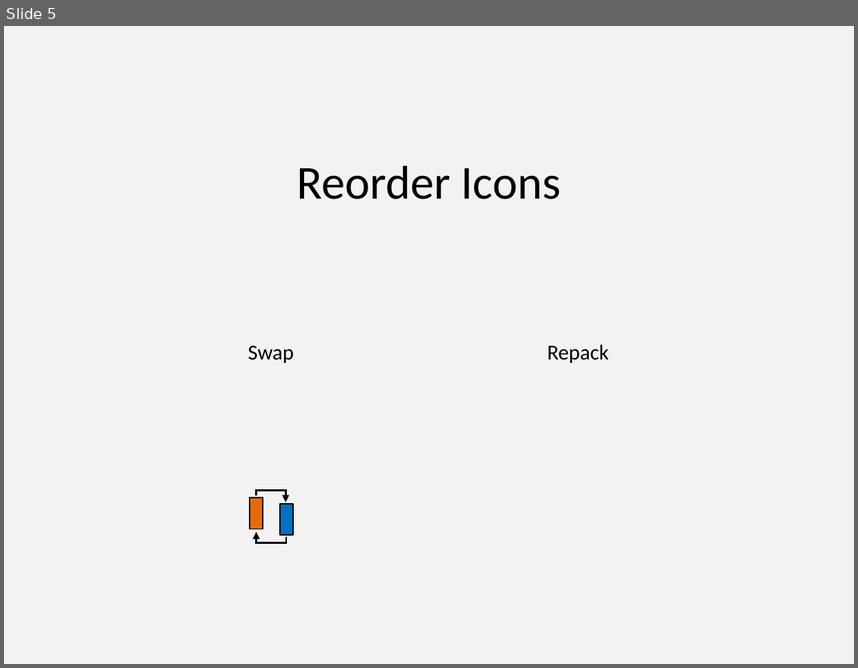
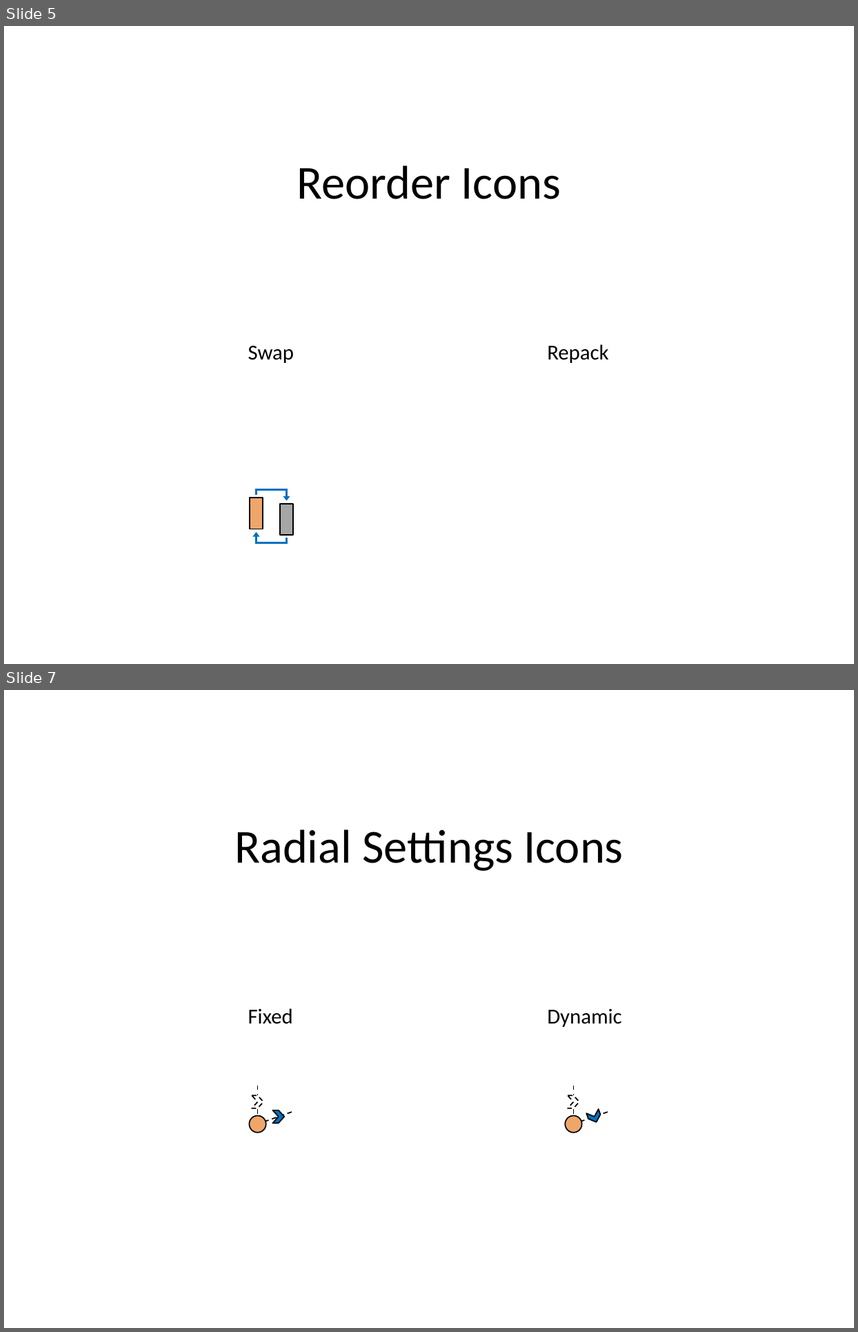
Before and after one commit to PowerPointLabs/PowerPointLabs, a slide deck: doc/Icons-PositionsLab.pptx. Shown one above the other, each under a label of ours: slide 5 before the commit, slides 5 and 7 after it; the slides between them are not shown. The pictures are 858x668 and 858x1332 pixels, drawn with LibreOffice and Linux fonts; fonts in the diff are those of the drawing. Boxes give left, top, right and bottom in pixels: in the first picture for what was removed or moved away, otherwise in the second. Text is boxed around its words. In the diff, an @@ line names an element or a change of style, - is before the commit and + after.

```diff
--- a/doc/Icons-PositionsLab.pptx
+++ b/doc/Icons-PositionsLab.pptx
@@ slide 7 added at (4,690,854,1328), background #FFFFFF @@
@@ text added at (234,829,623,871), 40 pt, text #000000 @@
+Radial Settings Icons
@@ text added at (248,1008,293,1024), 18 pt, text #000000 @@
+Fixed
@@ text added at (547,1009,622,1027), 18 pt, text #000000 @@
+Dynamic
@@ group added at (249,1085,292,1132): 3 lines, 2 chevrons, 1 ellipse @@
@@ group added at (565,1085,608,1132): 3 lines, 2 chevrons, 1 ellipse @@
@@ slide 5 changed as well @@
@@ background #F2F2F2 to #FFFFFF @@
@@ rectangle at (250,498,263,529): fill #E46B09 to #EFA66B @@
@@ elbow arrow added from (257, 495) to (286, 500), #0070C0 1.75 pt @@
@@ rectangle at (280,503,293,535): fill #0070C0 to #A6A6A6 @@
@@ group removed at (254,489,287,542): 4 lines, 2 arrows @@
@@ elbow arrow added from (286, 538) to (257, 532), #0070C0 1.75 pt @@
```
Also in this commit, not shown: 5 other slides changed.
